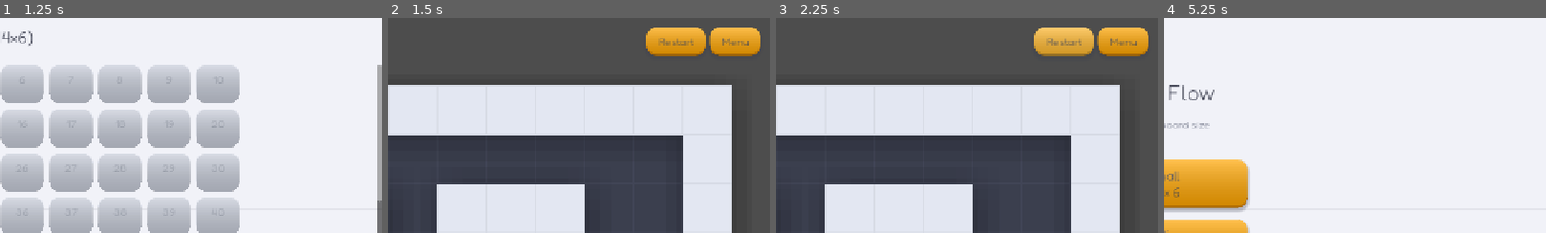
Above: before the commit, frames 1-4 (left to right).
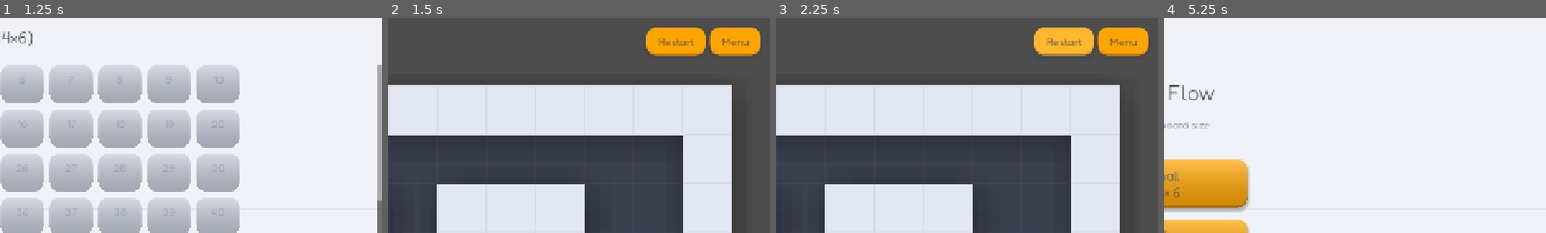
Above: after the commit, the same moments.

Repository: wheelibin/maze-fill
Game: Godot game, scene res://size_select.tscn
Same seed, same stepped clock (60 frames per second), same inputs: the game is played once before the commit and once after it.
Inputs:
- Up to frame 1 (1.25 s): click "Small 14 × 6" at 0.5 s
- Up to frame 2 (1.5 s): click "1" at 1.25 s
- Up to frame 3 (2.25 s): click "Restart" at 2 s
- Up to frame 4 (5.25 s): click "Restart" at 2.75 s; click "Restart" at 3.5 s; click "Menu" at 4.25 s; click "Back" at 5 s
The pictures show only the part of the screen within x 50-100%, y 0-50%; the shares and areas given below are measured in that part.

Frame 1 is identical in both runs. In frame 2, 3.4% of the frame differs, in the area x 67-98%, y 4-18%; in frame 3, 3.3%; in frame 4, nothing differs.

Commit message:
fix desktop zoom and add local deploy script

Diff:
--- a/camera_2d.gd
+++ b/camera_2d.gd
@@ -3,7 +3,7 @@
 @export_range(0.0, 0.4) var margin: float = 0.05
 ## Desktop only (no touchscreen) — never zoom in past this, so the board
 ## doesn't balloon on huge monitors. Mobile always fills to the viewport.
-@export var max_zoom_desktop: float = 2.0
+@export var max_zoom_desktop: float = 1.0
 
 @onready var floor_layer: TileMapLayer = $"../Floor"
 
@@ -38,7 +38,17 @@
 		available.x / board_size.x,
 		available.y / board_size.y
 	)
-	if not DisplayServer.is_touchscreen_available():
+	if not _is_touch_primary():
 		factor = minf(factor, max_zoom_desktop)
 
 	zoom = Vector2.ONE * factor
+
+
+## DisplayServer.is_touchscreen_available() on the Web export just checks
+## 'ontouchstart' in window, which is true on most desktop Chromium browsers
+## regardless of hardware -- so it never gates max_zoom_desktop there. The
+## pointer:coarse media query reflects the actual primary input device.
+func _is_touch_primary() -> bool:
+	if OS.has_feature("web"):
+		return JavaScriptBridge.eval("window.matchMedia('(pointer: coarse)').matches", true)
+	return DisplayServer.is_touchscreen_available()
--- a/game.tscn
+++ b/game.tscn
@@ -122,7 +122,8 @@
 grow_horizontal = 0
 text = "Restart"
 
-[node name="Sheen" parent="HUD/RestartButton" instance=ExtResource("9_sheen")]
+[node name="Sheen" parent="HUD/RestartButton" unique_id=612543975 instance=ExtResource("9_sheen")]
+layout_mode = 0
 
 [node name="MenuButton" type="Button" parent="HUD" unique_id=275838145]
 anchors_preset = 1
@@ -135,7 +136,8 @@
 grow_horizontal = 0
 text = "Menu"
 
-[node name="Sheen" parent="HUD/MenuButton" instance=ExtResource("9_sheen")]
+[node name="Sheen" parent="HUD/MenuButton" unique_id=1721699610 instance=ExtResource("9_sheen")]
+layout_mode = 0
 
 [node name="WinPopup" type="CanvasLayer" parent="." unique_id=341938539]
 
@@ -189,16 +191,19 @@
 layout_mode = 2
 text = "Next Level"
 
-[node name="Sheen" parent="WinPopup/Panel/MarginContainer/VBoxContainer/NextButton" instance=ExtResource("9_sheen")]
+[node name="Sheen" parent="WinPopup/Panel/MarginContainer/VBoxContainer/NextButton" unique_id=1460660727 instance=ExtResource("9_sheen")]
+layout_mode = 0
 
 [node name="RetryButton" type="Button" parent="WinPopup/Panel/MarginContainer/VBoxContainer" unique_id=1223177512]
 layout_mode = 2
 text = "Retry"
 
-[node name="Sheen" parent="WinPopup/Panel/MarginContainer/VBoxContainer/RetryButton" instance=ExtResource("9_sheen")]
+[node name="Sheen" parent="WinPopup/Panel/MarginContainer/VBoxContainer/RetryButton" unique_id=305255640 instance=ExtResource("9_sheen")]
+layout_mode = 0
 
 [node name="MenuButton" type="Button" parent="WinPopup/Panel/MarginContainer/VBoxContainer" unique_id=796116355]
 layout_mode = 2
 text = "Back to Menu"
 
-[node name="Sheen" parent="WinPopup/Panel/MarginContainer/VBoxContainer/MenuButton" instance=ExtResource("9_sheen")]
+[node name="Sheen" parent="WinPopup/Panel/MarginContainer/VBoxContainer/MenuButton" unique_id=85527401 instance=ExtResource("9_sheen")]
+layout_mode = 0
Not shown: 3 places in game_theme.tres that only renumber resources
Not shown, added: deploy-local.sh
